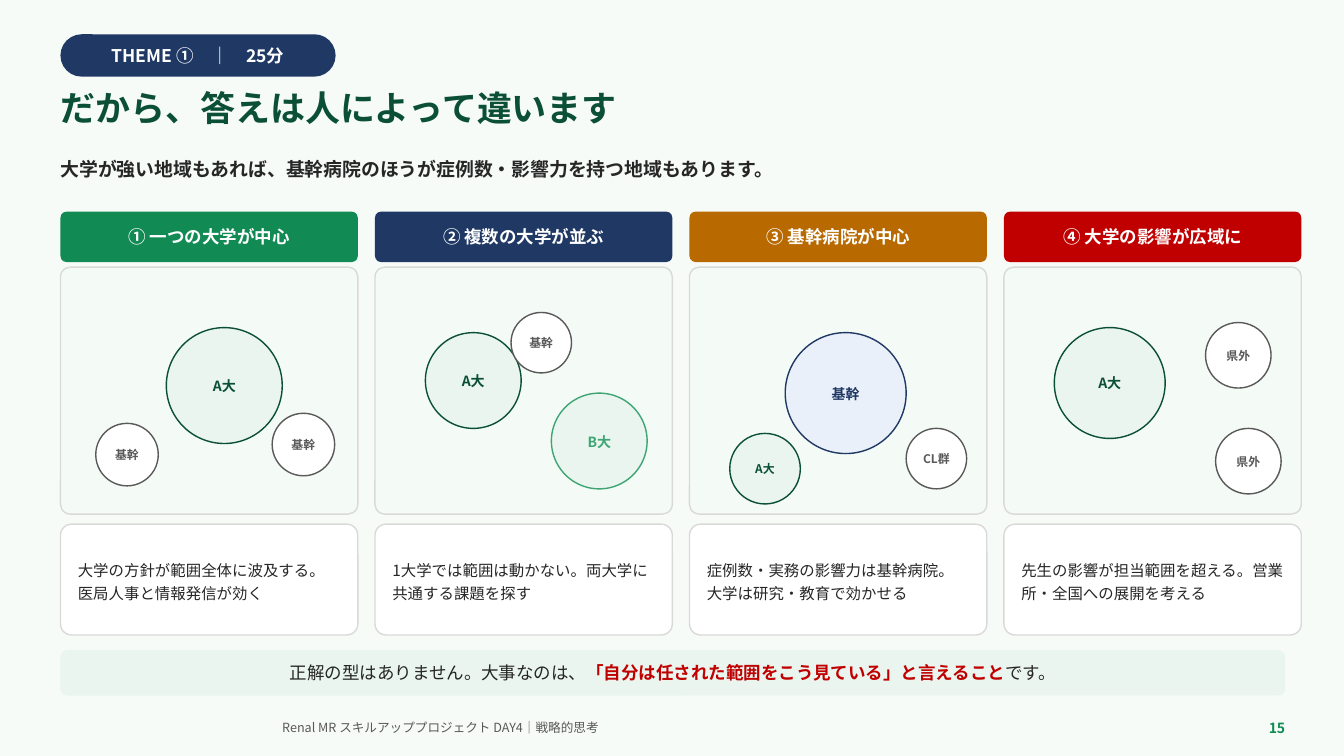
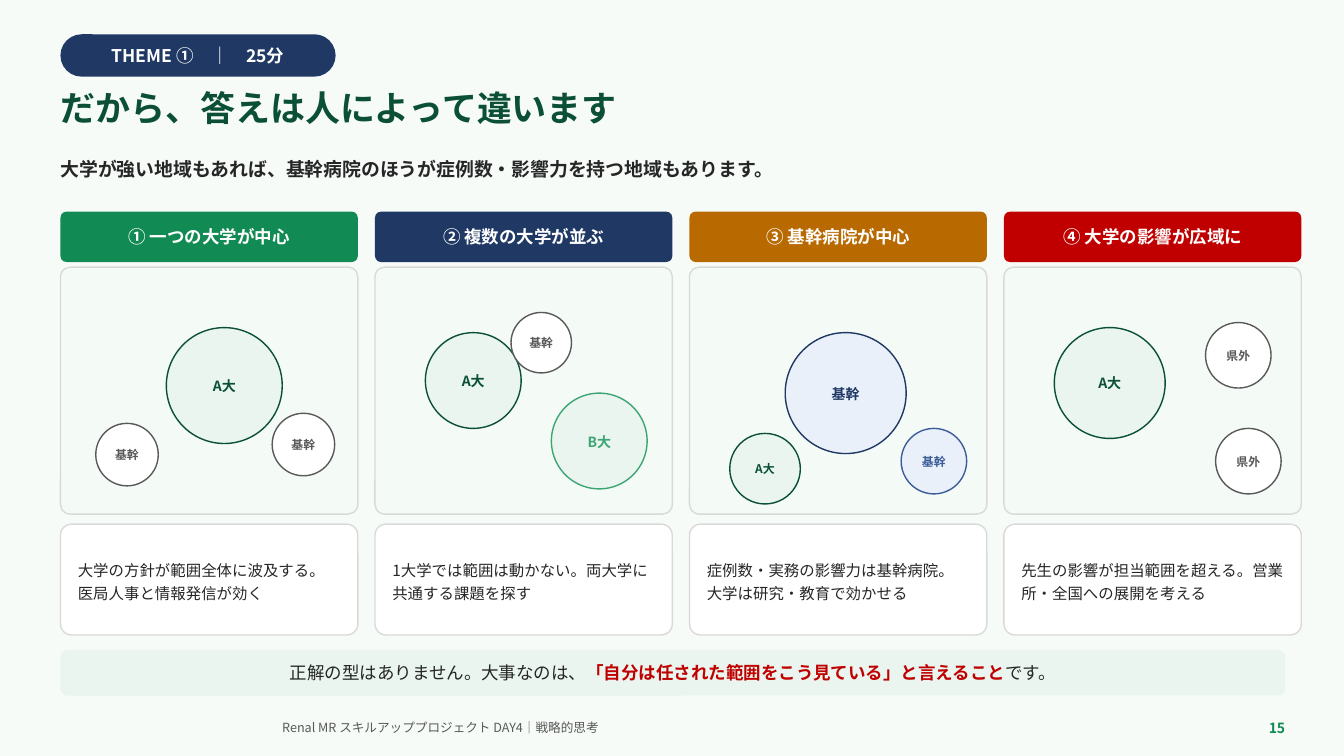
Before and after one commit to TAKUYA-1187/Claude, a slide deck: slide 15 of novartis_training/DAY4_ちょっと分かるだけで世界が変わる.pptx. Drawn at 1344x756 pixels with LibreOffice and Linux fonts; fonts in the diff are those of the drawing; background and template pictures are left out. Boxes give left, top, right and bottom in pixels: in the first picture for what was removed or moved away, otherwise in the second. Text is boxed around its words. In the diff, an @@ line names an element or a change of style, - is before the commit and + after.

```diff
--- a/novartis_training/DAY4_ちょっと分かるだけで世界が変わる.pptx
+++ b/novartis_training/DAY4_ちょっと分かるだけで世界が変わる.pptx
@@ ellipse "基幹": place and size @@
-ellipse "基幹" at [906,429,967,489]
+ellipse "基幹" at [901,429,967,494]
@@ ellipse "基幹" at [901,429,967,494]: fill #FFFFFF to #EAF0F9; outline #595959 1 pt to #3B5C99 1 pt @@
@@ text in ellipse at [922,456,946,467]: text changed; text colour #595959 to #3B5C99 @@
-CL群
+基幹
```
Also in this commit, not shown: 8 other slides changed, 2 other files.
